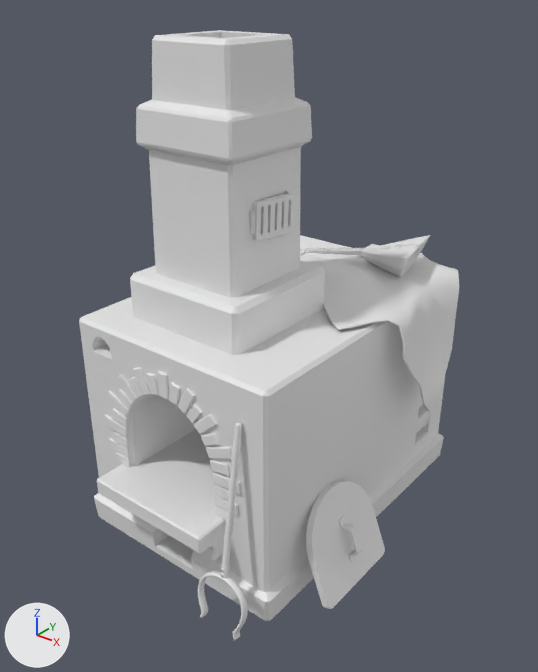
The FBX model kolobok/Assets/Objects/Stove/Stove.fbx: old version first, new version second.
One viewpoint serves both versions: a 50 mm camera at (2.32, -2.94, 2.85) aimed at (0.08, -0.14, 1.12). Every picture has the same lights, and +X, +Y and +Z are marked at lower left. Where no turn or scale is listed for an object, it has been applied to the vertices.

Objects in the first picture: 'Stove_body_LOD0', 'Stove_props_LOD0'.
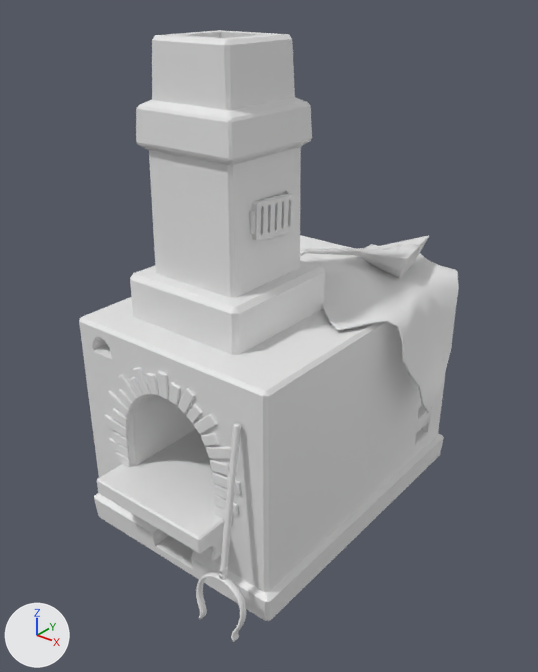
Commit message: Stove door separated

Edits to the bpy script that builds the scene:
```text
Change me_mesh_078:
    where me_mesh_078.from_pydata(...)  # 1924 vertices, 1950 faces; spans x -0.32..0.85, y -1.04..1.02, z 0.0..1.49
    used by ob_stove_props_lod0; location = (0.0, 0.0, 0.0)
    me_mesh_078 part 1: the loose piece of 72 vertices spanning x 0.72..0.84, y -0.38..-0.33, z 0.13..0.37 is deleted
    me_mesh_078 part 2: the loose piece of 40 vertices spanning x 0.62..0.85, y -0.62..-0.08, z 0.01..0.52 is deleted
Change ob_stove_props_lod0:
    ob_stove_props_lod0.location: (0.0, 0.0, 0.0) -> (0.0, -0.01, 0.0)
```

Pixel boxes (x1, y1, x2, y2) of what changed, in the pictures (538 x 672 px):
'Stove_props_LOD0', reshaped, moved: before (198, 235, 460, 640); after (196, 236, 459, 642)
part 1 of me_mesh_078, deleted: before (339, 516, 363, 562)
part 2 of me_mesh_078, deleted: before (306, 481, 385, 609)
